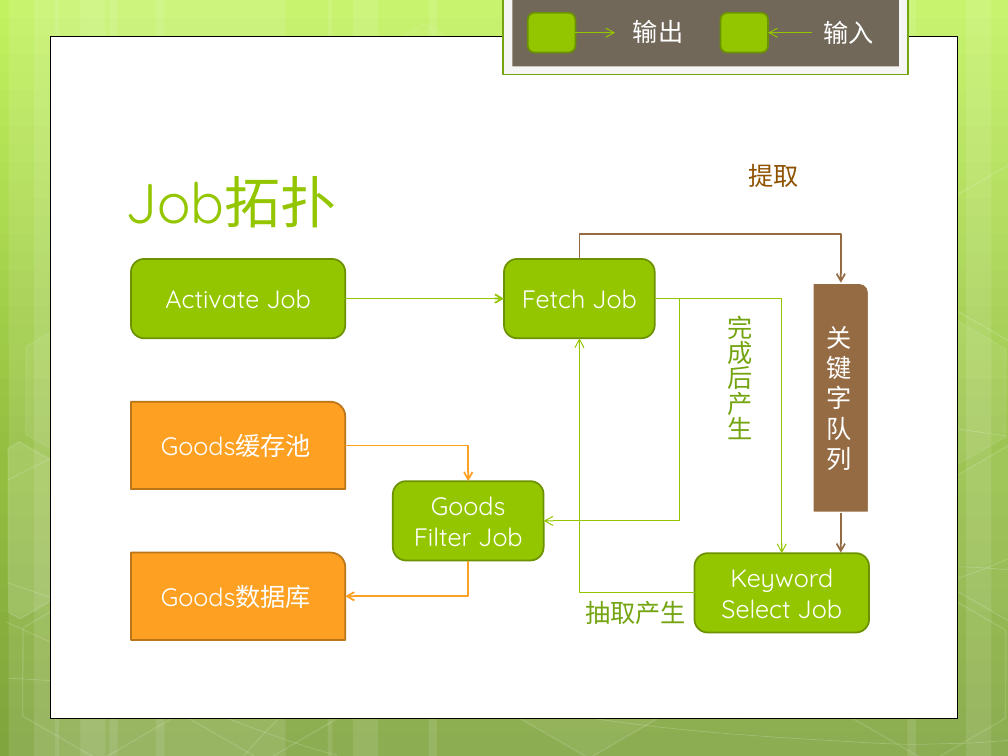
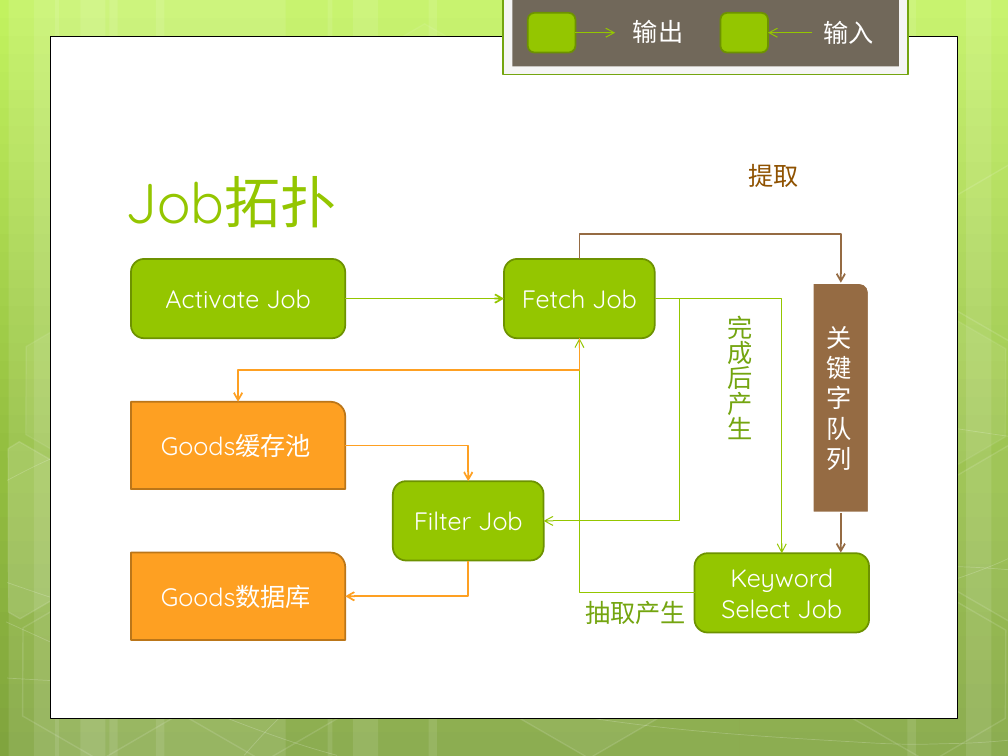
Before and after one commit to robertdoo/csc-good-sniffer, a slide deck: slide 5 of CSharp/EWorm/EWorm.Crawler/Eworm爬虫算法设计.pptx. Drawn at 1008x756 pixels with LibreOffice and Linux fonts; fonts in the diff are those of the drawing. Boxes give left, top, right and bottom in pixels: in the first picture for what was removed or moved away, otherwise in the second. Text is boxed around its words. In the diff, an @@ line names an element or a change of style, - is before the commit and + after.

```diff
--- a/CSharp/EWorm/EWorm.Crawler/Eworm爬虫算法设计.pptx
+++ b/CSharp/EWorm/EWorm.Crawler/Eworm爬虫算法设计.pptx
@@ elbow arrow added from (580, 339) to (238, 402), #FEA022 1.25 pt @@
@@ text in rounded rectangle at (x1=414, y1=511, x2=523, y2=531): text changed @@
-Goods Filter Job
+Filter Job
```
Also in this commit, not shown: 1 other slide changed, 12 other files.
